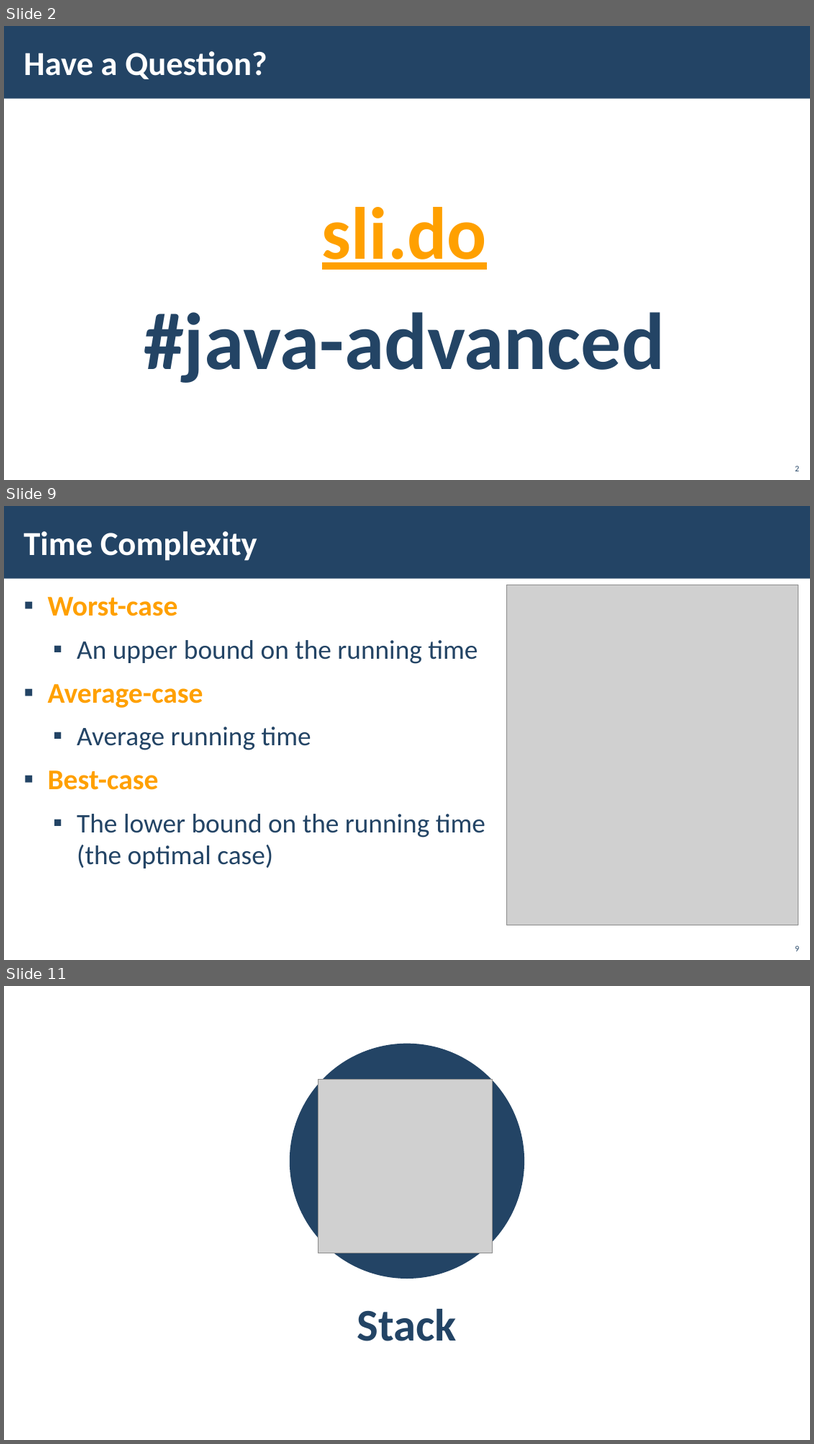
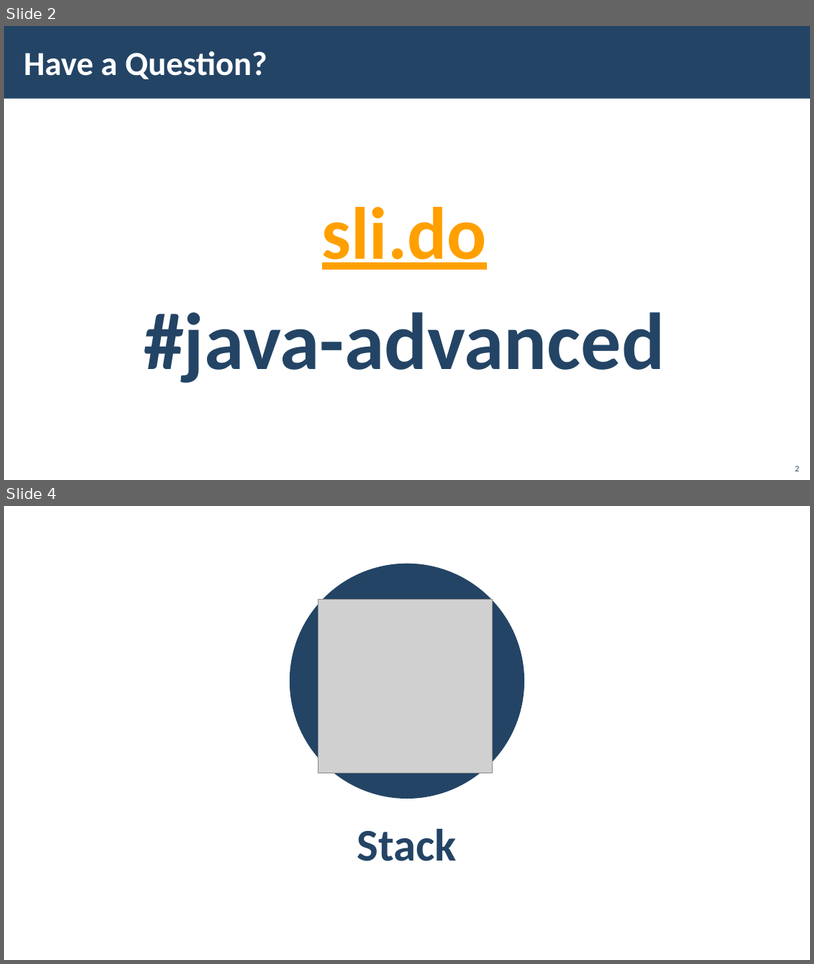
Before and after one commit to PetarPechev/Learning-Software-development, a slide deck: SoftUni/Java/Java Advanced/01. Stacks and Queues/01. Java-Advanced-Stacks-And-Queues.pptx. Shown one above the other, each under a label of ours: slides 2, 9 and 11 before the commit, slides 2 and 4 after it; the slides between them are not shown. The pictures are 814x1444 and 814x964 pixels, drawn with LibreOffice and Linux fonts; fonts in the diff are those of the drawing; grey boxes stand for pictures; background and template pictures are left out. Boxes give left, top, right and bottom in pixels: in the first picture for what was removed or moved away, otherwise in the second. Text is boxed around its words. In the diff, an @@ line names an element or a change of style, - is before the commit and + after.

```diff
--- a/SoftUni/Java/Java Advanced/01. Stacks and Queues/01. Java-Advanced-Stacks-And-Queues.pptx
+++ b/SoftUni/Java/Java Advanced/01. Stacks and Queues/01. Java-Advanced-Stacks-And-Queues.pptx
@@ slide 9 removed at bbox=[4, 506, 810, 960], background picture (left out); not listed: 1 template element that a slide beside it also shows @@
@@ title removed at bbox=[23, 531, 257, 561] @@
-Time Complexity
@@ picture removed at bbox=[507, 585, 799, 924] @@
@@ text removed at bbox=[48, 597, 486, 868] @@
-▪ Worst-case
-  ▪ An upper bound on the running time
-▪ Average-case
-  ▪ Average running time
-▪ Best-case
-  ▪ The lower bound on the running time
-    (the optimal case)
@@ page number removed at bbox=[795, 945, 800, 951] @@
-9
@@ what was slide 11 is now slide 4 @@
```
Also in this commit, not shown: 12 slides changed, 6 other slides removed, 4 other files.
